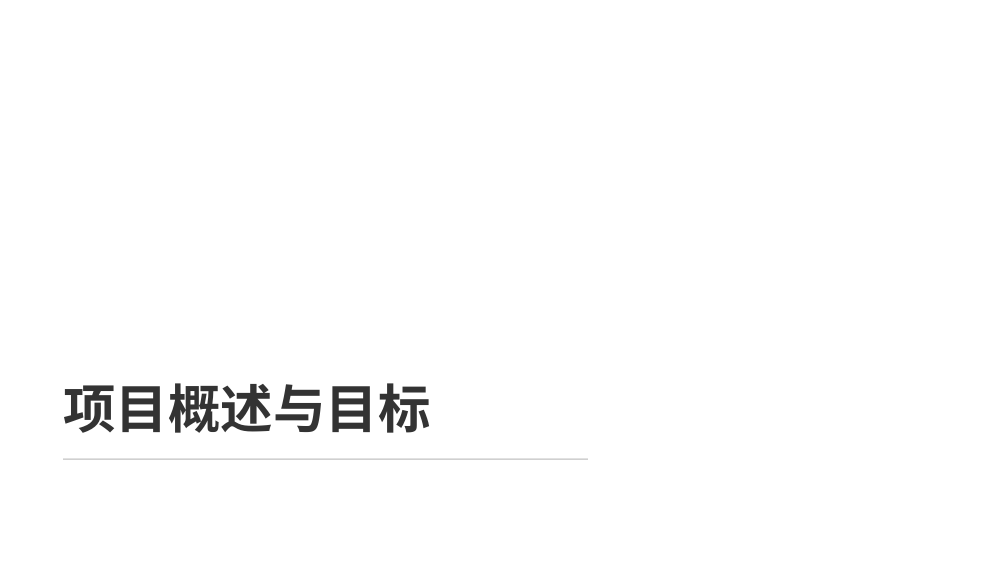
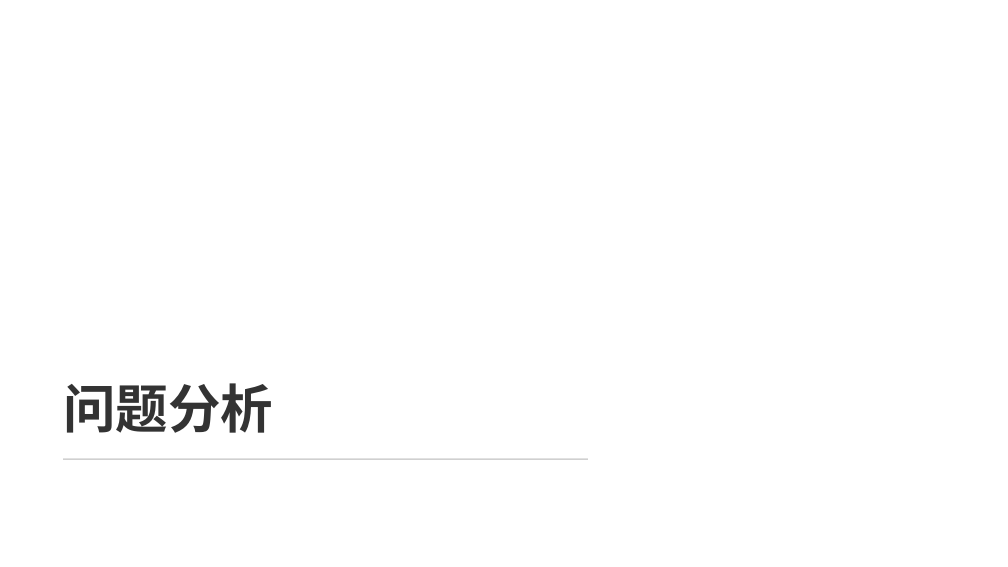
Before and after one commit to anymore131/mini-erp, a slide deck: slide 3 of 基于Spring Cloud的小型ERP系统设计.pptx. Drawn at 1008x567 pixels with LibreOffice and Linux fonts; fonts in the diff are those of the drawing; background and template pictures are left out. Boxes give left, top, right and bottom in pixels: in the first picture for what was removed or moved away, otherwise in the second. Text is boxed around its words. In the diff, an @@ line names an element or a change of style, - is before the commit and + after.

```diff
--- a/基于Spring Cloud的小型ERP系统设计.pptx
+++ b/基于Spring Cloud的小型ERP系统设计.pptx
@@ text at box(63, 383, 273, 433): text changed @@
-项目概述与目标
+问题分析
```
Also in this commit, not shown: 11 other slides changed, 9 slides added, 9 slides removed.
